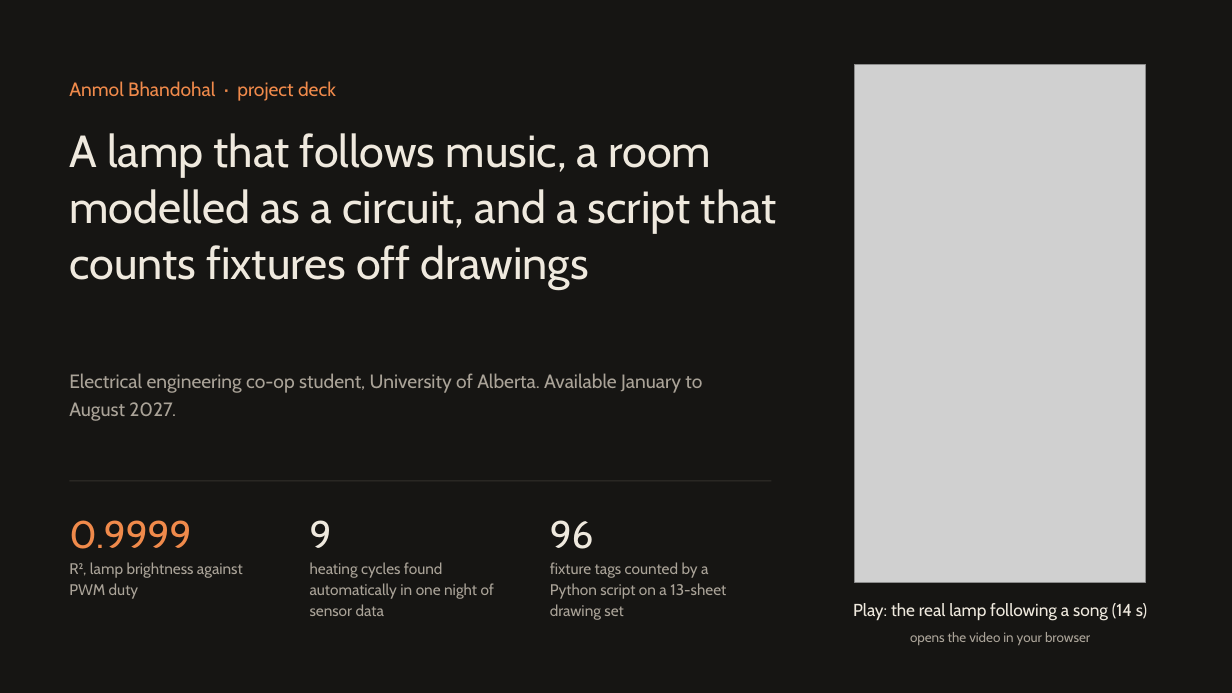
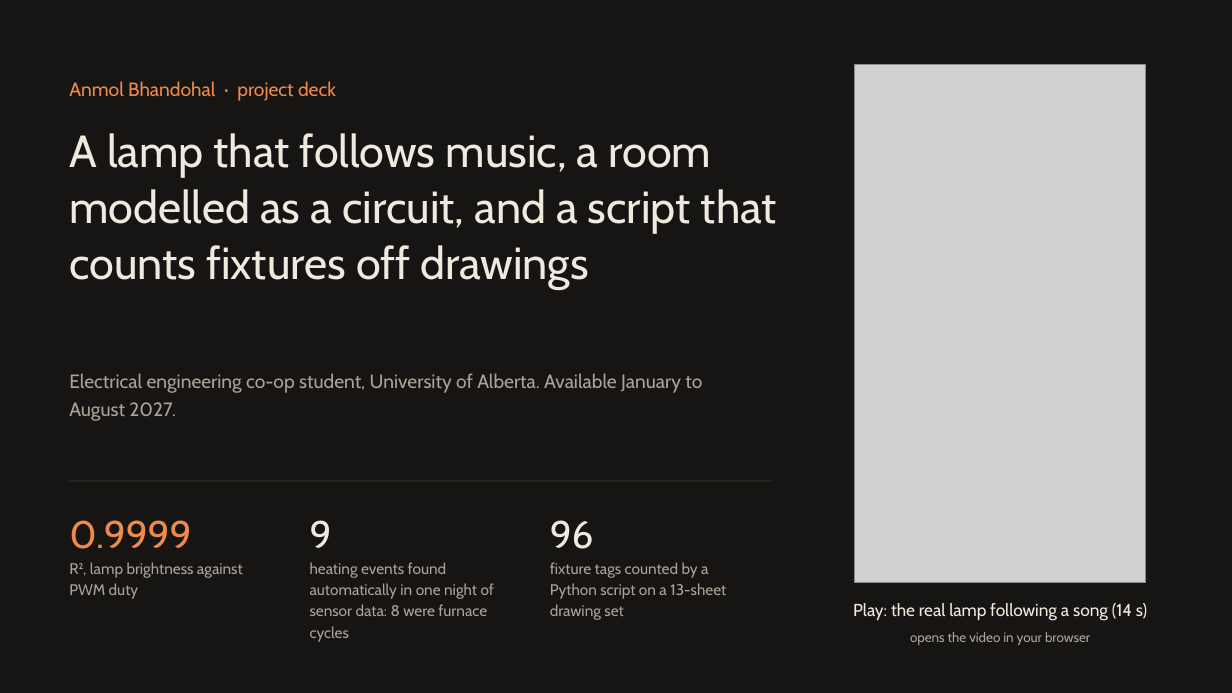
Before and after one commit to AnmolBhandohal/anmol-portfolio, a slide deck: slide 1 of docs/files/Projects_Deck.pptx. Drawn at 1232x693 pixels with LibreOffice and Linux fonts; fonts in the diff are those of the drawing; grey boxes stand for pictures. Boxes give left, top, right and bottom in pixels: in the first picture for what was removed or moved away, otherwise in the second. Text is boxed around its words. In the diff, an @@ line names an element or a change of style, - is before the commit and + after.

Commit message:
Project deck v2: consistent heating-event wording; slide previews refreshed

```diff
--- a/docs/files/Projects_Deck.pptx
+++ b/docs/files/Projects_Deck.pptx
@@ text at [310,562,494,642]: text changed @@
-heating cycles found automatically in one night of sensor data
+heating events found automatically in one night of sensor data: 8 were furnace cycles
```
Also in this commit, not shown: 1 other slide changed, 3 other files.
